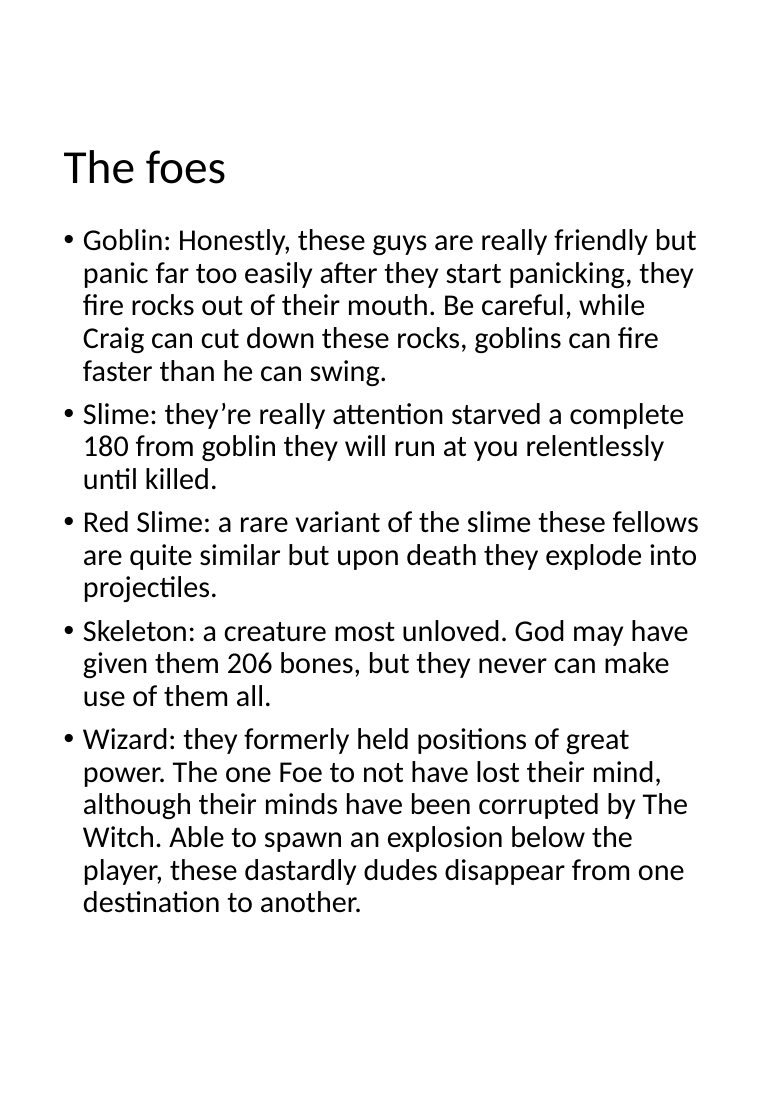
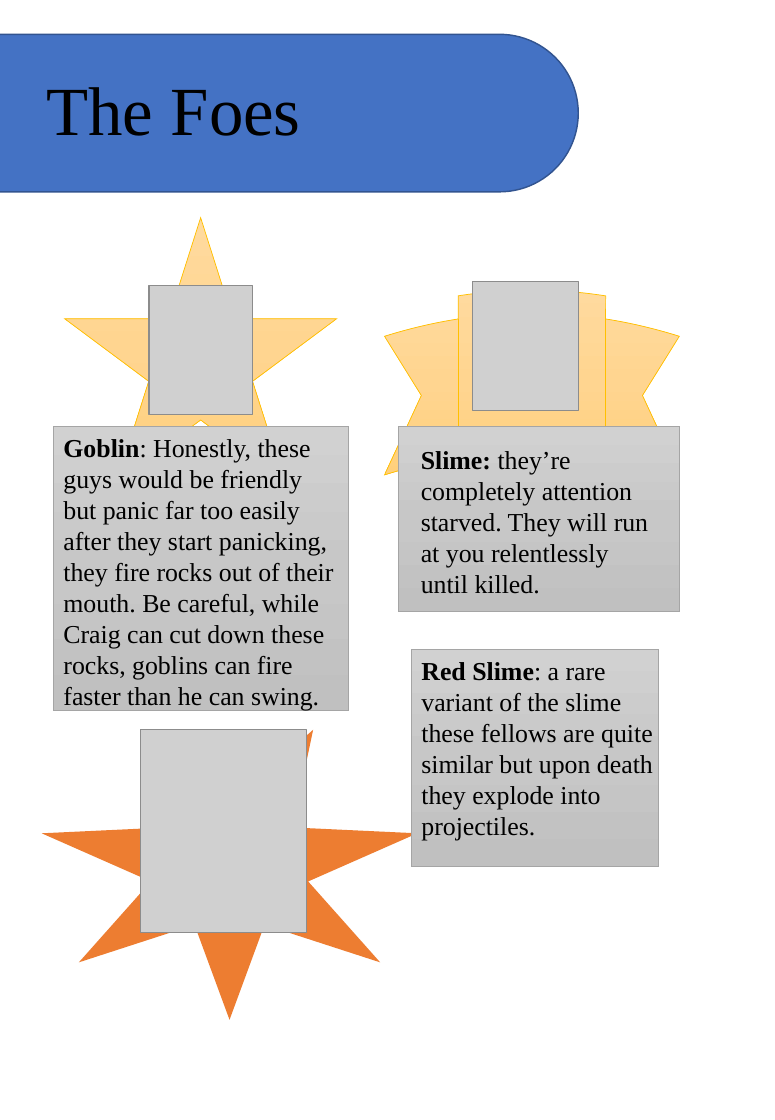
Before and after one commit to ponyfan88/Craigs-Adventure, a slide deck: slide 5 of Manual assets/maNUAL.pptx. Drawn at 775x1120 pixels with LibreOffice and Linux fonts; fonts in the diff are those of the drawing; grey boxes stand for pictures. Boxes give left, top, right and bottom in pixels: in the first picture for what was removed or moved away, otherwise in the second. Text is boxed around its words. In the diff, an @@ line names an element or a change of style, - is before the commit and + after.

```diff
--- a/Manual assets/maNUAL.pptx
+++ b/Manual assets/maNUAL.pptx
@@ rounded rectangle added at [0,34,579,191], fill #4472C4, outline #325491 1 pt @@
@@ title at [47,87,301,136]: text changed; size 33 to 48 pt; font Calibri to Times New Roman @@
-The foes
+The Foes
@@ star added at [65,218,337,483], fill gradient #FFDB9E to #FFD590 to #FFD07C, outline #FFC000 0.5 pt @@
@@ text removed at [83,229,699,913] @@
-• Goblin: Honestly, these guys are really friendly but panic far too easily after they start panicking, they fire rocks out of their mouth. Be careful, while Craig can cut down these rocks, goblins can fire faster than he can swing.
-• Slime: they’re really attention starved a complete 180 from goblin they will run at you relentlessly until killed.
-• Red Slime: a rare variant of the slime these fellows are quite similar but upon death they explode into projectiles.
-• Skeleton: a creature most unloved. God may have given them 206 bones, but they never can make use of them all.
-• Wizard: they formerly held positions of great power. The one Foe to not have lost their mind, although their minds have been corrupted by The Witch. Able to spawn an explosion below the player, these dastardly dudes disappear from one destination to another.
@@ picture added at [149,285,252,414] @@
@@ ellipse ribbon added at [384,290,679,475], fill gradient #FFDB9E to #FFD590 to #FFD07C, outline #FFC000 0.5 pt @@
@@ picture added at [473,281,579,409] @@
@@ rectangle added at [54,426,348,710], fill gradient #D2D2D2 to #C8C8C8 to #C0C0C0, outline #A5A5A5 0.5 pt @@
@@ text added at [63,439,333,711], 18 pt, text #000000 @@
+Goblin: Honestly, these guys would be friendly but panic far too easily after they start panicking, they fire rocks out of their mouth. Be careful, while Craig can cut down these rocks, goblins can fire faster than he can swing.
@@ rectangle added at [399,426,680,611], fill gradient #D2D2D2 to #C8C8C8 to #C0C0C0, outline #A5A5A5 0.5 pt @@
@@ text added at [421,451,648,594], 18 pt, text #000000 @@
+Slime: they’re completely attention starved. They will run at you relentlessly until killed.
@@ rectangle added at [411,649,658,865], fill gradient #D2D2D2 to #C8C8C8 to #C0C0C0, outline #A5A5A5 0.5 pt @@
@@ text added at [421,662,653,841], 18 pt, text #000000 @@
+Red Slime: a rare variant of the slime these fellows are quite similar but upon death they explode into projectiles.
@@ star added at [41,730,417,1020], fill #ED7D31 @@
@@ picture added at [141,730,307,932] @@
```
Also in this commit, not shown: 2 other slides changed, 1 slide added, 1 slide removed.
